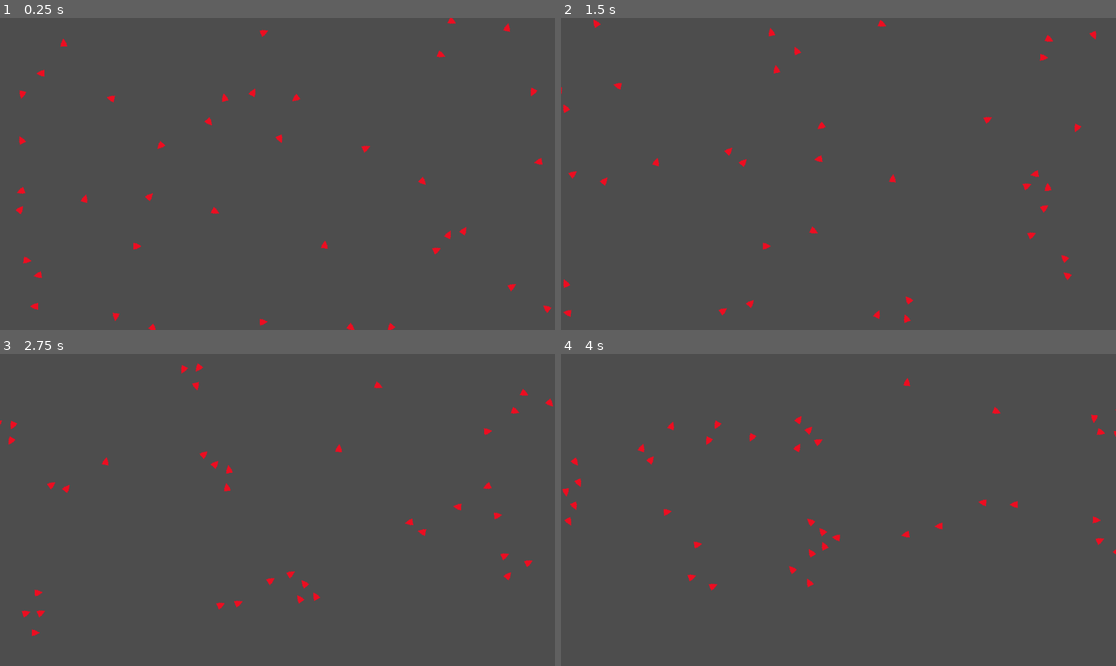
Above: before the commit, frames 1-4 (two rows, left to right).
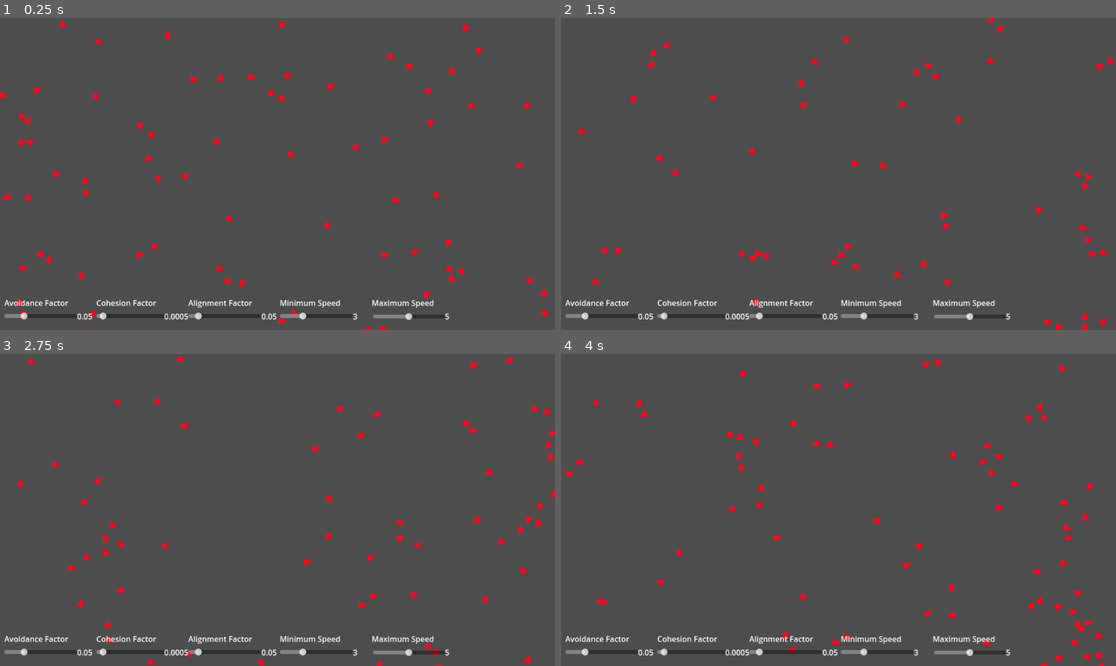
Above: after the commit, the same moments.

Repository: arick-mounts/Boids
Game: Godot game, scene res://World2.tscn
Two runs of this game, one before a commit and one after it. Both use one fixed random seed, a clock stepped at 60 frames per second and the inputs below. This scene is started directly instead of the project's main scene.
Inputs:
- Up to frame 1 (0.25 s): no input
- Up to frame 2 (1.5 s): no input
- Up to frame 3 (2.75 s): no input
- Up to frame 4 (4 s): no input

The runs differ from the first frame. In frame 1, 3.9% of the frame differs, in the area x 0-100%, y 0-100%; in frame 2, 3.5%; in frame 3, 3.6%; in frame 4, 3.8%.

Commit message:
Editable

Diff:
--- a/World2.tscn
+++ b/World2.tscn
@@ -1,6 +1,9 @@
-[gd_scene load_steps=2 format=3 uid="uid://lfkxwyf7yrhf"]
+[gd_scene load_steps=5 format=3 uid="uid://lfkxwyf7yrhf"]
 
 [ext_resource type="PackedScene" uid="uid://84v7i1kntt72" path="res://boid_manager.tscn" id="1_km8sy"]
+[ext_resource type="Script" path="res://label.gd" id="2_3i4q5"]
+[ext_resource type="Script" path="res://min_speed.gd" id="3_iw772"]
+[ext_resource type="Script" path="res://max_speed.gd" id="4_sdndr"]
 
 [node name="Node2D" type="Node2D"]
 
@@ -8,6 +11,236 @@
 unique_name_in_owner = true
 position = Vector2(576, 324)
 
-[node name="BoidManager" parent="." instance=ExtResource("1_km8sy")]
+[node name="BoidManager" parent="." node_paths=PackedStringArray("avoid_factor", "matching_factor", "centering_factor", "min_speed", "max_speed") instance=ExtResource("1_km8sy")]
+avoid_factor = NodePath("../HBoxContainer/Avoidance Factor/Control/Avoidance")
+matching_factor = NodePath("../HBoxContainer/Alignment Factor/Control/Alignment")
+centering_factor = NodePath("../HBoxContainer/Cohesion Factor/Control/Cohesion")
+min_speed = NodePath("../HBoxContainer/Min Speed/Control/MinSpeed")
+max_speed = NodePath("../HBoxContainer/Max Speed/Control/MaxSpeed")
 
 [node name="Node2D" type="Node2D" parent="."]
+
+[node name="HBoxContainer" type="Control" parent="."]
+layout_mode = 3
+anchors_preset = 0
+offset_top = 580.0
+offset_right = 1152.0
+offset_bottom = 651.0
+scale = Vector2(0.999486, 1)
+size_flags_horizontal = 6
+size_flags_vertical = 6
+
+[node name="Avoidance Factor" type="VBoxContainer" parent="HBoxContainer"]
+layout_mode = 1
+anchors_preset = -1
+anchor_left = 0.008
+anchor_right = 0.174
+offset_left = -0.216001
+offset_right = -0.448013
+offset_bottom = 43.0
+
+[node name="Label" type="Label" parent="HBoxContainer/Avoidance Factor"]
+layout_mode = 2
+text = "Avoidance Factor
+"
+
+[node name="Control" type="Control" parent="HBoxContainer/Avoidance Factor"]
+layout_mode = 2
+
+[node name="Avoidance" type="HSlider" parent="HBoxContainer/Avoidance Factor/Control"]
+layout_mode = 2
+offset_top = 4.0
+offset_right = 151.0
+offset_bottom = 20.0
+size_flags_horizontal = 3
+size_flags_vertical = 4
+max_value = 0.2
+step = 0.01
+
+[node name="Label" type="Label" parent="HBoxContainer/Avoidance Factor/Control" node_paths=PackedStringArray("h_slider")]
+layout_mode = 1
+anchors_preset = 6
+anchor_left = 1.0
+anchor_top = 0.5
+anchor_right = 1.0
+anchor_bottom = 0.5
+offset_left = -38.9172
+offset_top = 1.0
+offset_right = 1.08276
+offset_bottom = 24.0
+grow_horizontal = 0
+grow_vertical = 2
+text = "1"
+vertical_alignment = 1
+script = ExtResource("2_3i4q5")
+h_slider = NodePath("../Avoidance")
+
+[node name="Cohesion Factor" type="VBoxContainer" parent="HBoxContainer"]
+layout_mode = 2
+offset_left = 200.103
+offset_right = 391.103
+offset_bottom = 43.0
+
+[node name="Label" type="Label" parent="HBoxContainer/Cohesion Factor"]
+layout_mode = 2
+text = "Cohesion Factor
+"
+
+[node name="Control" type="Control" parent="HBoxContainer/Cohesion Factor"]
+layout_mode = 2
+
+[node name="Cohesion" type="HSlider" parent="HBoxContainer/Cohesion Factor/Control"]
+layout_mode = 2
+offset_top = 4.0
+offset_right = 151.0
+offset_bottom = 20.0
+size_flags_horizontal = 3
+size_flags_vertical = 4
+max_value = 0.01
+step = 0.0
+
+[node name="Label" type="Label" parent="HBoxContainer/Cohesion Factor/Control" node_paths=PackedStringArray("h_slider")]
+layout_mode = 1
+anchors_preset = 6
+anchor_left = 1.0
+anchor_top = 0.5
+anchor_right = 1.0
+anchor_bottom = 0.5
+offset_left = -38.9172
+offset_top = 1.0
+offset_right = 1.08276
+offset_bottom = 24.0
+grow_horizontal = 0
+grow_vertical = 2
+text = "1"
+script = ExtResource("2_3i4q5")
+h_slider = NodePath("../Cohesion")
+decimals = 5
+
+[node name="Alignment Factor" type="VBoxContainer" parent="HBoxContainer"]
+layout_mode = 2
+offset_left = 391.201
+offset_right = 582.201
+offset_bottom = 43.0
+
+[node name="Label" type="Label" parent="HBoxContainer/Alignment Factor"]
+layout_mode = 2
+text = "Alignment Factor
+"
+
+[node name="Control" type="Control" parent="HBoxContainer/Alignment Factor"]
+layout_mode = 2
+
+[node name="Alignment" type="HSlider" parent="HBoxContainer/Alignment Factor/Control"]
+layout_mode = 2
+offset_top = 4.0
+offset_right = 151.0
+offset_bottom = 20.0
+size_flags_horizontal = 3
+size_flags_vertical = 4
+max_value = 0.5
+step = 0.0
+
+[node name="Label" type="Label" parent="HBoxContainer/Alignment Factor/Control" node_paths=PackedStringArray("h_slider")]
+layout_mode = 1
+anchors_preset = 6
+anchor_left = 1.0
+anchor_top = 0.5
+anchor_right = 1.0
+anchor_bottom = 0.5
+offset_left = -38.9172
+offset_top = 1.0
+offset_right = 1.08276
+offset_bottom = 24.0
+grow_horizontal = 0
+grow_vertical = 2
+text = "1"
+script = ExtResource("2_3i4q5")
+h_slider = NodePath("../Alignment")
+
+[node name="Min Speed" type="VBoxContainer" parent="HBoxContainer"]
+layout_mode = 2
+offset_left = 581.299
+offset_right = 772.299
+offset_bottom = 43.0
+
+[node name="Label" type="Label" parent="HBoxContainer/Min Speed"]
+layout_mode = 2
+text = "Minimum Speed"
+
+[node name="Control" type="Control" parent="HBoxContainer/Min Speed"]
+layout_mode = 2
+
+[node name="MinSpeed" type="HSlider" parent="HBoxContainer/Min Speed/Control"]
+layout_mode = 2
+offset_top = 4.0
+offset_right = 151.0
+offset_bottom = 20.0
+size_flags_horizontal = 3
+size_flags_vertical = 4
+max_value = 10.0
+step = 0.5
+script = ExtResource("3_iw772")
+
+[node name="Label" type="Label" parent="HBoxContainer/Min Speed/Control" node_paths=PackedStringArray("h_slider")]
+layout_mode = 1
+anchors_preset = 6
+anchor_left = 1.0
+anchor_top = 0.5
+anchor_right = 1.0
+anchor_bottom = 0.5
+offset_left = -38.9172
+offset_top = 1.0
+offset_right = 1.08276
+offset_bottom = 24.0
+grow_horizontal = 0
+grow_vertical = 2
+text = "1"
+script = ExtResource("2_3i4q5")
+h_slider = NodePath("../MinSpeed")
+
+[node name="Max Speed" type="VBoxContainer" parent="HBoxContainer"]
+layout_mode = 2
+offset_left = 772.397
+offset_right = 963.397
+offset_bottom = 43.0
+
+[node name="Label" type="Label" parent="HBoxContainer/Max Speed"]
+layout_mode = 2
+text = "Maximum Speed"
+
+[node name="Control" type="Control" parent="HBoxContainer/Max Speed"]
+layout_mode = 2
+
+[node name="MaxSpeed" type="HSlider" parent="HBoxContainer/Max Speed/Control"]
+layout_mode = 2
+offset_left = 2.00103
+offset_top = 5.0
+offset_right = 153.001
+offset_bottom = 21.0
+size_flags_horizontal = 3
+size_flags_vertical = 4
+max_value = 10.0
+step = 0.5
+value = 1.0
+script = ExtResource("4_sdndr")
+
+[node name="Label" type="Label" parent="HBoxContainer/Max Speed/Control" node_paths=PackedStringArray("h_slider")]
+layout_mode = 1
+anchors_preset = 6
+anchor_left = 1.0
+anchor_top = 0.5
+anchor_right = 1.0
+anchor_bottom = 0.5
+offset_left = -38.9172
+offset_top = 1.0
+offset_right = 1.08276
+offset_bottom = 24.0
+grow_horizontal = 0
+grow_vertical = 2
+text = "1"
+script = ExtResource("2_3i4q5")
+h_slider = NodePath("../MaxSpeed")
+
+[connection signal="value_changed" from="HBoxContainer/Min Speed/Control/MinSpeed" to="HBoxContainer/Max Speed/Control/MaxSpeed" method="_on_min_speed_value_changed"]
+[connection signal="value_changed" from="HBoxContainer/Max Speed/Control/MaxSpeed" to="HBoxContainer/Min Speed/Control/MinSpeed" method="_on_max_speed_value_changed"]
--- a/boid_boi.gd
+++ b/boid_boi.gd
@@ -2,10 +2,13 @@
 extends Node2D
 
 var velocity = Vector2.ZERO
+var first : bool
 
 func _ready() -> void:
 	var sprite = Sprite2D.new()
 	sprite.texture = load("res://Assets/Boid.png")
+	if(first):
+		sprite.scale = Vector2(2,2)
 	sprite.rotation_degrees= 90
 	add_child(sprite)
 
--- a/boid_manager.gd
+++ b/boid_manager.gd
@@ -1,19 +1,19 @@
 extends Node2D
 
 @export_group("PARAMETERS")
-@export var avoid_proportion: float = 2
-@export var avoid_factor:float = 5
-@export var matching_factor:float = .05
-@export var centering_factor:float = .0005
-@export var turn_factor = .1
-@export var min_speed = 1
-@export var max_speed = 17
+@export var avoid_factor:Range
+@export var matching_factor:Range
+@export var centering_factor:Range
+@export var turn_factor = .2
+@export var avoid_speed = 2
+@export var min_speed :Range
+@export var max_speed :Range
 
-var numBoids = 40
+var numBoids = 80
 var boids: Array[boid_boi]
 
-var personal_space = 30
-var sight = 100
+var personal_space = 20
+var sight = 35
 
 var personal_space_sqrd = personal_space ^ 2
 var sight_sqrd = sight ^2
@@ -27,7 +27,11 @@
 var y_max
 
 func _ready() -> void:
-
+	avoid_factor.value =0.05
+	matching_factor.value =0.05
+	centering_factor.value =0.0005
+	min_speed.value = 3
+	max_speed.value = 5
 	screensize = get_viewport().get_visible_rect()
 	print(screensize)
 	x_min = screensize.position.x
@@ -37,23 +41,24 @@
 	for i in numBoids:
 		var boid = boid_boi.new()
 		boid.global_position = Vector2(randi_range(x_min,x_max),randi_range(y_min,y_max))
-		boid.velocity = Vector2.from_angle(randf_range(0,TAU)).normalized() * randf_range(min_speed, 2)
-		boids.push_front(boid)
+		boid.velocity = Vector2.from_angle(randf_range(0,TAU)).normalized() * randf_range(min_speed.value, max_speed.value)
+		boids.push_back(boid)
 		add_child(boid)
 
 func _physics_process(_delta)->void:
+	var first = true
 	for boid in boids:
 		var velocity = boid.velocity
 		var avoidanceVector = Vector2.ZERO
 		var averageVelocity = Vector2.ZERO
 		var averagePosition = Vector2.ZERO
 		var neighboring_boids = 0
-
 		for other_boid in boids:
 			if other_boid == boid:
-				break
+				continue
 			elif(boid.global_position.distance_to(other_boid.global_position) < personal_space ):
-				avoidanceVector += (boid.global_position - other_boid.global_position)
+				var difference = (boid.global_position - other_boid.global_position)
+				avoidanceVector += difference
 			elif(boid.global_position.distance_to(other_boid.global_position) < sight):
 				averageVelocity += other_boid.velocity
 				averagePosition += other_boid.global_position
@@ -62,14 +67,12 @@
 		if(neighboring_boids >0):
 			averageVelocity = averageVelocity/neighboring_boids
 			averagePosition = averagePosition/neighboring_boids
-			#if(averagePosition != Vector2.ZERO):
-			velocity += (averagePosition - boid.global_position) * centering_factor
-			velocity += (averageVelocity - velocity) * matching_factor
+			velocity += (averagePosition - boid.global_position) * centering_factor.value
+			velocity += (averageVelocity - velocity) * matching_factor.value
 
-		var speed = velocity.length()
-		velocity += Vector2( clamp(avoid_factor/avoidanceVector.x,-speed,speed) if avoidanceVector.x != 0 else avoidanceVector.x, clamp(avoid_factor/avoidanceVector.y,-speed,speed) if avoidanceVector.y != 0 else avoidanceVector.y)
+		velocity +=  avoidanceVector * avoid_factor.value
 
-
+		first=false
 		if(boid.global_position.x < x_min):
 			velocity.x += turn_factor
 		if(boid.global_position.x > x_max):
@@ -78,8 +81,14 @@
 			velocity.y += turn_factor
 		if(boid.global_position.y > y_max):
 			velocity.y -= turn_factor
-		if(speed < min_speed):
-			velocity = (velocity/speed) * min_speed
-		if (speed>max_speed):
-			velocity = (velocity/speed) * max_speed
+
+		var speed = velocity.length()
+		if(speed == 0):
+			if(max_speed.value != 0):
+				velocity = Vector2.from_angle(randf_range(0,TAU)).normalized() * randf_range(min_speed.value, max_speed.value)
+		else:
+			if (speed>max_speed.value):
+					velocity = ((velocity/speed) * max_speed.value)
+			elif(speed < min_speed.value):
+				velocity = (velocity/speed) * min_speed.value
 		boid.velocity = velocity
--- /dev/null
+++ b/label.gd
@@ -0,0 +1,6 @@
+extends Label
+
+@export var h_slider: HSlider
+@export var decimals:int = 2
+func _process(delta: float) -> void:
+	text= str(round(h_slider.value * pow(10.0, decimals)) / pow(10.0, decimals))
--- /dev/null
+++ b/max_speed.gd
@@ -0,0 +1,6 @@
+extends HSlider
+
+
+func _on_min_speed_value_changed(min_value: float) -> void:
+	if(value < min_value):
+		value = min_value
--- /dev/null
+++ b/min_speed.gd
@@ -0,0 +1,6 @@
+extends HSlider
+
+
+func _on_max_speed_value_changed(max_value: float) -> void:
+	if(value > max_value):
+		value = max_value
